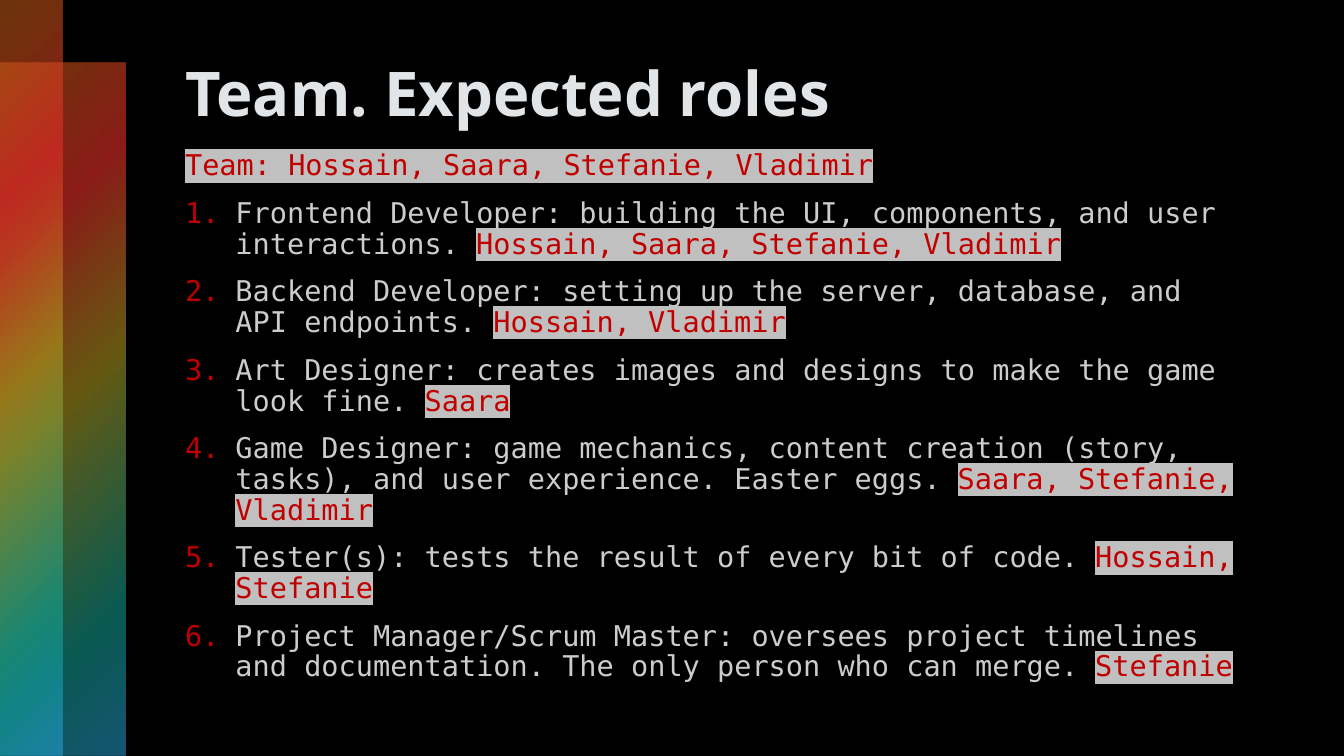
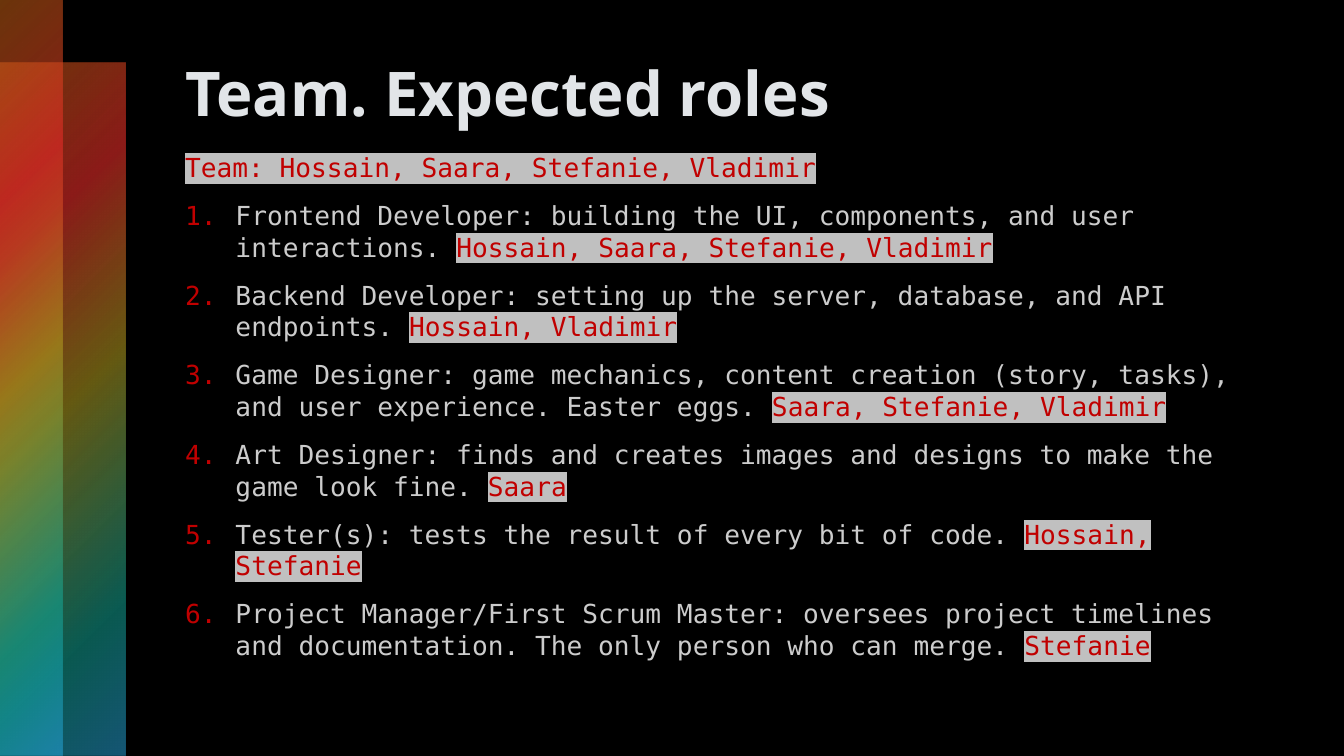
Before and after one commit to stabjana/team2, a slide deck: slide 3 of project_design/Project_presentation_v1.pptx. Drawn at 1344x756 pixels with LibreOffice and Linux fonts; fonts in the diff are those of the drawing. Boxes give left, top, right and bottom in pixels: in the first picture for what was removed or moved away, otherwise in the second. Text is boxed around its words. In the diff, an @@ line names an element or a change of style, - is before the commit and + after.

```diff
--- a/project_design/Project_presentation_v1.pptx
+++ b/project_design/Project_presentation_v1.pptx
@@ text at bbox=[185, 157, 1228, 576]: size 20.4 to 18.7 pt in "Team: Hossain, Saara, Stefanie, Vladimir", "Frontend Developer: building the UI, components, and ...", "Backend Developer: setting up the server, database, ...", "Game Designer: game mechanics, content creation (story, ..." and 1 more places; line spacing 0.9 to 1 @@
@@ text at bbox=[235, 358, 1216, 417]: paragraph removed @@
-3. Art Designer: creates images and designs to make the game look fine. Saara
@@ text at bbox=[235, 444, 1213, 501]: paragraph added @@
+4. Art Designer: finds and creates images and designs to make the game look fine. Saara
@@ text at bbox=[235, 603, 1213, 660]: text changed; size 20.4 to 18.7 pt @@
-6. Project Manager/Scrum Master: oversees project timelines and documentation. The only person who can merge. Stefanie
+6. Project Manager/First Scrum Master: oversees project timelines and documentation. The only person who can merge. Stefanie
```
Also in this commit, not shown: 6 other slides changed, 3 other files.
